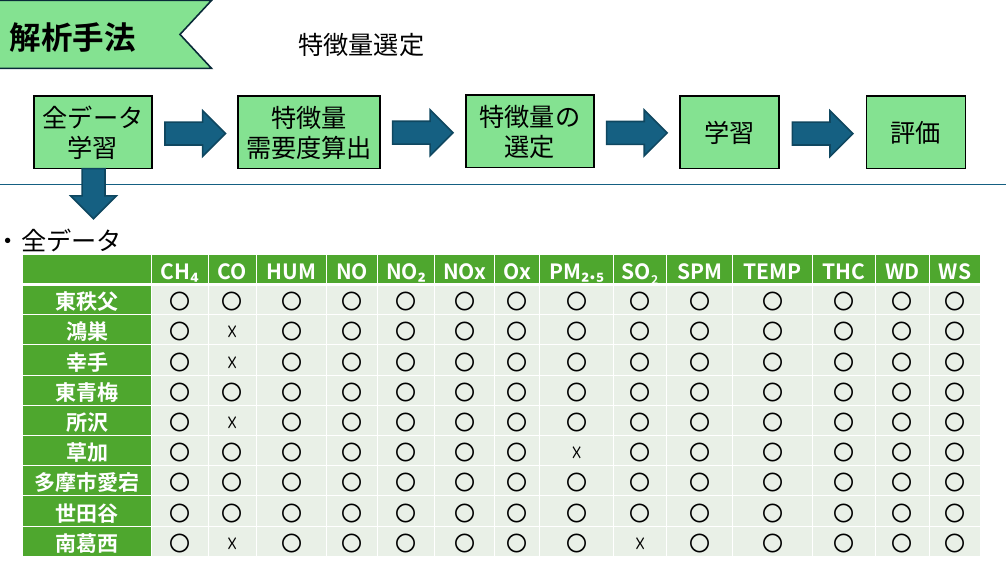
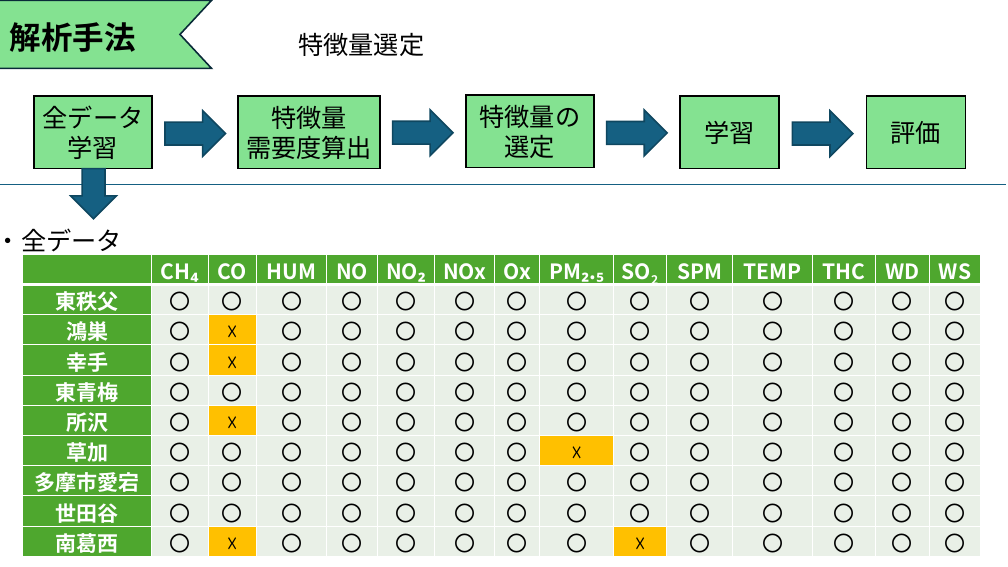
Before and after one commit to Tatsuki0623/lab, a slide deck: slide 6 of out_data/21T7-008.pptx. Drawn at 1008x567 pixels with LibreOffice and Linux fonts; fonts in the diff are those of the drawing. Boxes give left, top, right and bottom in pixels: in the first picture for what was removed or moved away, otherwise in the second. Text is boxed around its words. In the diff, an @@ line names an element or a change of style, - is before the commit and + after.

```diff
--- a/out_data/21T7-008.pptx
+++ b/out_data/21T7-008.pptx
@@ table at (23,254,982,557) @@
@@ fill #E9F1E8 to #FFC000 in 6 cells @@
```
Also in this commit, not shown: 10 other slides changed, 3 slides added.
